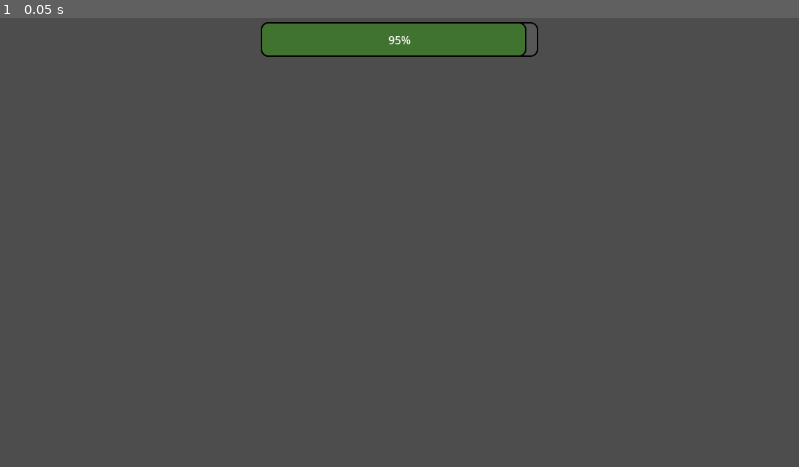
Above: before the commit, frame 1.
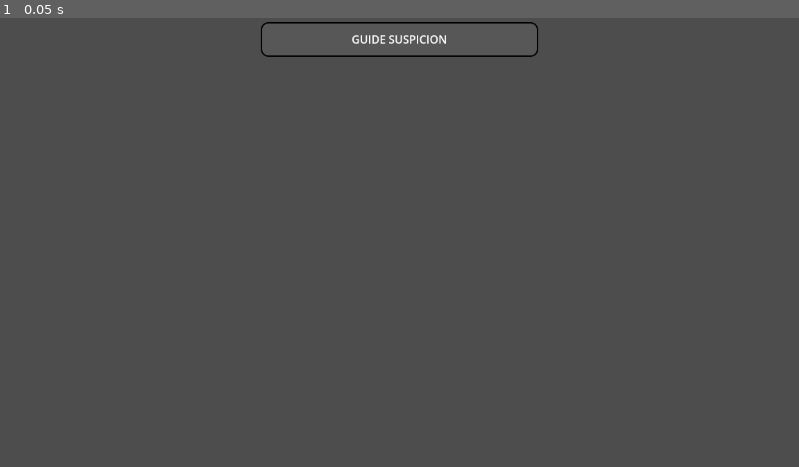
Above: after the commit, the same moment.

Repository: Skyepulse/LUDUM_DARE_58_MATELOU-CO
Game: Godot game, scene res://scenes/UI/MainUI.tscn
The game is run twice, just before and just after one commit, with the same random seed, the same clock (stepped at 60 frames per second) and the same inputs. This scene is started directly instead of the project's main scene.
Inputs:
- Up to frame 1 (0.05 s): no input

The runs differ from the first frame. In frame 1, 2.3% of the frame differs, in the area x 32-66%, y 1-9%.
Error after the commit: Invalid assignment of property or key 'min_value' with value of type 'int' on a base object of type 'null instance'. (res://scripts/mainUI.gd:9)

Commit message:
Modified MainUI

Diff:
--- a/scenes/UI/MainUI.tscn
+++ b/scenes/UI/MainUI.tscn
@@ -1,4 +1,6 @@
-[gd_scene load_steps=3 format=3 uid="uid://cmyh2mgg3l5oi"]
+[gd_scene load_steps=4 format=3 uid="uid://cmyh2mgg3l5oi"]
+
+[ext_resource type="Script" uid="uid://eyulj1d0thce" path="res://scripts/mainUI.gd" id="1_sb5dd"]
 
 [sub_resource type="StyleBoxFlat" id="StyleBoxFlat_vegyt"]
 bg_color = Color(0.3403393, 0.34033936, 0.34033918, 1)
@@ -31,6 +33,7 @@
 anchor_bottom = 1.0
 grow_horizontal = 2
 grow_vertical = 2
+script = ExtResource("1_sb5dd")
 
 [node name="Supsicion" type="CenterContainer" parent="."]
 layout_mode = 1
@@ -45,4 +48,15 @@
 layout_mode = 2
 theme_override_styles/background = SubResource("StyleBoxFlat_vegyt")
 theme_override_styles/fill = SubResource("StyleBoxFlat_sb5dd")
-value = 95.81
+show_percentage = false
+
+[node name="Label" type="Label" parent="Supsicion/ProgressBar"]
+layout_mode = 1
+anchors_preset = 15
+anchor_right = 1.0
+anchor_bottom = 1.0
+grow_horizontal = 2
+grow_vertical = 2
+text = "GUIDE SUSPICION"
+horizontal_alignment = 1
+vertical_alignment = 1
--- /dev/null
+++ b/scripts/mainUI.gd
@@ -0,0 +1,21 @@
+extends Node
+
+@onready var suspicionBar: ProgressBar = $SuspicionBar
+@export var maxVal: int = 100
+var minVal: int = 0
+var currentVal: int = 0
+
+func _ready():
+    suspicionBar.min_value = minVal
+    suspicionBar.max_value = maxVal
+    suspicionBar.value = currentVal
+
+func setSuspicion(value: int):
+    currentVal = clamp(value, minVal, maxVal)
+    suspicionBar.value = currentVal
+
+func hideSuspicionBar():
+    suspicionBar.visible = false
+
+func showSuspicionBar():
+    suspicionBar.visible = true
Not shown, added: scripts/mainUI.gd.uid
